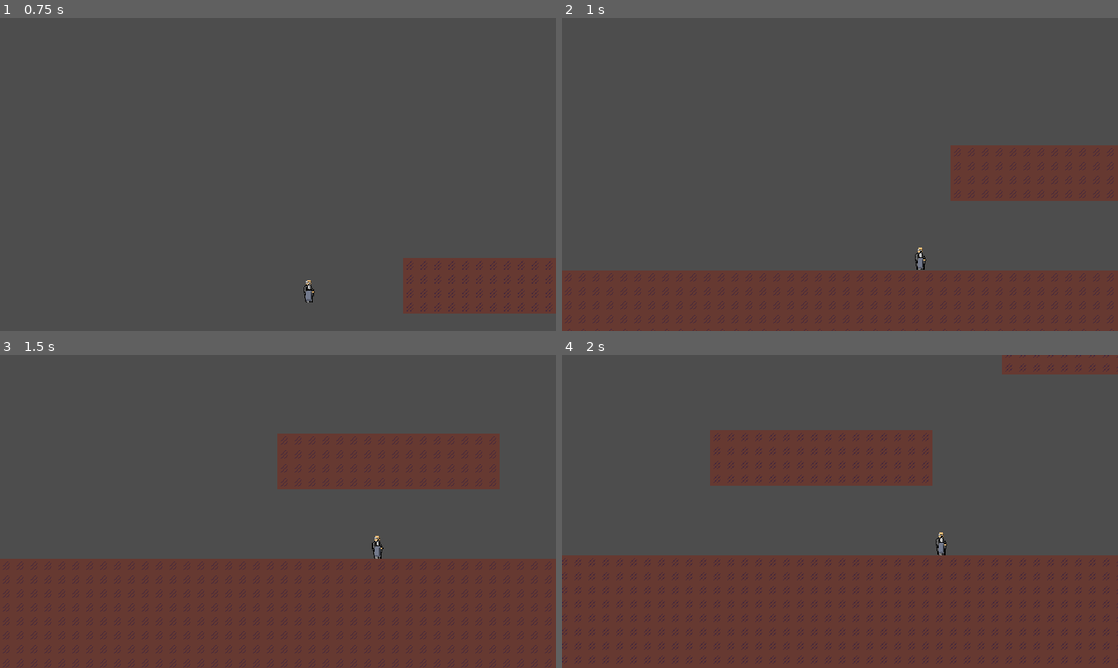
Above: before the commit, frames 1-4 (two rows, left to right).
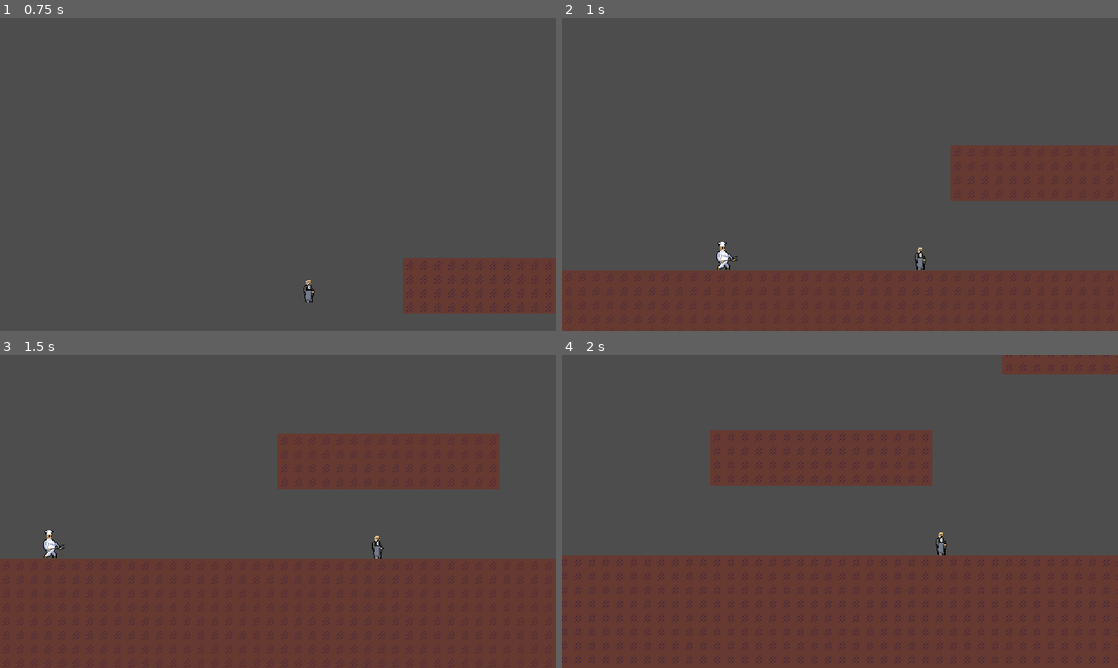
Above: after the commit, the same moments.

Repository: tixvage/bgj25.2
Game: Godot game, scene res://scenes/main.tscn
Same seed, same stepped clock (60 frames per second), same inputs: the game is played once before the commit and once after it. The engine's default icon, where the game draws it, is replaced by a stand-in: a white triangle on a blue panel in a dark square. Sound files missing from this copy of the repository are replaced by a short silence.
Inputs:
- Up to frame 1 (0.75 s): hold D (move_right) from 0.53 s (still down)
- Up to frame 2 (1 s): keep holding D (move_right); tap W (move_up) at 0.77 s
- Up to frame 3 (1.5 s): keep holding D (move_right)
- Up to frame 4 (2 s): keep holding D (move_right); tap W (move_up) at 1.52 s

Frame 1 is identical in both runs. In frame 2, 0.2% of the frame differs, in the area x 27-32%, y 71-81%; in frame 3, 0.2%; in frame 4, nothing differs.

Commit message:
add area damage at the end of dash + introduce enemies

Diff:
--- a/project.godot
+++ b/project.godot
@@ -27,6 +27,10 @@
 window/stretch/mode="viewport"
 window/stretch/scale=2.0
 window/stretch/scale_mode="integer"
+
+[global_group]
+
+EnemyDash=""
 
 [input]
 
--- a/scenes/demo_world.tscn
+++ b/scenes/demo_world.tscn
@@ -1,10 +1,12 @@
-[gd_scene load_steps=10 format=4 uid="uid://d28ywxaxhy6xu"]
+[gd_scene load_steps=15 format=4 uid="uid://d28ywxaxhy6xu"]
 
 [ext_resource type="Texture2D" uid="uid://by3ptq44r5ugy" path="res://assets/sprite/partment_progression.png" id="1_25m8j"]
 [ext_resource type="Script" uid="uid://koo0xud6sagg" path="res://scripts/player.gd" id="1_hym41"]
 [ext_resource type="Script" uid="uid://bfj6hq6gj25hm" path="res://scripts/player_data.gd" id="2_70cc3"]
 [ext_resource type="Script" uid="uid://beq2ccoyulos6" path="res://scripts/camera.gd" id="4_tccpi"]
 [ext_resource type="Texture2D" uid="uid://b4b6hife0b6b7" path="res://assets/sprite/butlermitani.png" id="4_tdn6g"]
+[ext_resource type="Script" uid="uid://cgs4vdxquu2oq" path="res://scripts/enemy.gd" id="6_1464v"]
+[ext_resource type="Texture2D" uid="uid://b1g1yytw1fwip" path="res://assets/sprite/chefmitani.png" id="6_da435"]
 
 [sub_resource type="TileSetAtlasSource" id="TileSetAtlasSource_tccpi"]
 texture = ExtResource("1_25m8j")
@@ -87,10 +89,19 @@
 jump_force = 700.0
 damage_amount = 10.0
 mass = 10.0
+damage_area = Vector2(120, 20)
 metadata/_custom_type_script = "uid://bfj6hq6gj25hm"
 
 [sub_resource type="RectangleShape2D" id="RectangleShape2D_4hlwr"]
 size = Vector2(16, 28)
+
+[sub_resource type="RectangleShape2D" id="RectangleShape2D_tdn6g"]
+
+[sub_resource type="RectangleShape2D" id="RectangleShape2D_1464v"]
+size = Vector2(19, 32)
+
+[sub_resource type="RectangleShape2D" id="RectangleShape2D_da435"]
+size = Vector2(19, 32)
 
 [node name="DemoWorld" type="Node2D"]
 
@@ -100,18 +111,28 @@
 
 [node name="Player" type="CharacterBody2D" parent="."]
 position = Vector2(336, 200)
+collision_layer = 2
 script = ExtResource("1_hym41")
 player_datas = Array[ExtResource("2_70cc3")]([SubResource("Resource_25m8j")])
+
+[node name="CollisionShape2D" type="CollisionShape2D" parent="Player"]
+position = Vector2(-3, 0)
+shape = SubResource("RectangleShape2D_4hlwr")
+
+[node name="DashDamageArea" type="Area2D" parent="Player"]
+position = Vector2(-2, 7)
+
+[node name="CollisionShape2D" type="CollisionShape2D" parent="Player/DashDamageArea"]
+shape = SubResource("RectangleShape2D_tdn6g")
+
+[node name="DashRay" type="RayCast2D" parent="Player"]
+target_position = Vector2(0, 150)
 
 [node name="Sprite2D" type="Sprite2D" parent="Player"]
 texture = ExtResource("4_tdn6g")
 hframes = 2
 vframes = 6
 frame = 1
-
-[node name="CollisionShape2D" type="CollisionShape2D" parent="Player"]
-position = Vector2(-3, 0)
-shape = SubResource("RectangleShape2D_4hlwr")
 
 [node name="Camera2D" type="Camera2D" parent="Player"]
 unique_name_in_owner = true
@@ -122,10 +143,26 @@
 editor_draw_drag_margin = true
 script = ExtResource("4_tccpi")
 
-[node name="DashRay" type="RayCast2D" parent="Player"]
-target_position = Vector2(0, 150)
-
 [node name="GhostSpawnTimer" type="Timer" parent="Player"]
 wait_time = 0.02
 
+[node name="Enemy" type="CharacterBody2D" parent="."]
+position = Vector2(219, 559)
+collision_layer = 4
+script = ExtResource("6_1464v")
+
+[node name="CollisionShape2D" type="CollisionShape2D" parent="Enemy"]
+shape = SubResource("RectangleShape2D_1464v")
+
+[node name="DashHurtArea" type="Area2D" parent="Enemy" groups=["EnemyDash"]]
+
+[node name="CollisionShape2D" type="CollisionShape2D" parent="Enemy/DashHurtArea"]
+position = Vector2(-0.5, 0)
+shape = SubResource("RectangleShape2D_da435")
+
+[node name="Sprite2D" type="Sprite2D" parent="Enemy"]
+texture = ExtResource("6_da435")
+hframes = 4
+vframes = 4
+
 [connection signal="timeout" from="Player/GhostSpawnTimer" to="Player" method="_on_ghost_spawn_timer_timeout"]
--- /dev/null
+++ b/scripts/enemy.gd
@@ -0,0 +1 @@
+extends CharacterBody2D
--- a/scripts/player.gd
+++ b/scripts/player.gd
@@ -14,6 +14,8 @@
 @onready var sprite: Sprite2D = $Sprite2D
 @onready var dash_ray: RayCast2D = $DashRay
 @onready var ghost_spawn_timer: Timer = $GhostSpawnTimer
+@onready var dash_damage_area: Area2D = $DashDamageArea
+@onready var dash_damage_collision: CollisionShape2D = $DashDamageArea/CollisionShape2D
 
 @onready var player_ghost_scene := preload("res://scenes/player_ghost.tscn")
 
@@ -22,16 +24,49 @@
 var dash_distance: float = 0.0
 var coyote_timer: float = 0.0
 
+var data: PlayerData : get = get_current_data
+
 func _ready() -> void:
+	change_data(0)
 	Global.camera_manager.camera = camera
+
+
+func change_data(new_data: int) -> void:
+	current_data = new_data
+	dash_damage_collision.shape.size = data.damage_area
 
 
 func get_current_data() -> PlayerData:
 	return player_datas[current_data]
 
+func start_dash() -> void:
+	is_dashing = true
+	dash_distance = position.y
+	ghost_spawn_timer.one_shot = false
+	ghost_spawn_timer.start()
+
+	if velocity.y < 0.0:
+		velocity.y = DASH_FORCE * data.mass
+	else:
+		velocity.y += DASH_FORCE * data.mass
+
+
+func stop_dash() -> void:
+	is_dashing = false
+	dash_distance = position.y - dash_distance
+	ghost_spawn_timer.one_shot = true
+	var dash_power: float = 1.0 + min(1.0, dash_distance / (dash_ray.target_position.y * 2.0))
+	dash_distance = 0.0
+
+	Global.camera_manager.shake(SHAKE_FORCE * data.mass * dash_power, 5)
+	var bodies := dash_damage_area.get_overlapping_areas()
+	for body in bodies:
+		if body.is_in_group("EnemyDash"):
+			var distance: float = absf(position.x - body.global_position.x)
+			var nearness: float = max(0, 1.0 - (distance / (data.damage_area.x / 2.0)))
+			print(nearness)
+
 func _physics_process(delta: float) -> void:
-	var data := get_current_data()
-
 	var on_floor := is_on_floor()
 	var can_jump: bool = coyote_timer > 0.0
 	if on_floor:
@@ -46,22 +81,10 @@
 		velocity += get_gravity() * delta
 
 	if Input.is_action_just_pressed("move_down") and can_dash:
-		is_dashing = true
-		dash_distance = position.y
-		ghost_spawn_timer.one_shot = false
-		ghost_spawn_timer.start()
-		if velocity.y < 0.0:
-			velocity.y = DASH_FORCE * data.mass
-		else:
-			velocity.y += DASH_FORCE * data.mass
+		start_dash()
 
 	if on_floor and is_dashing:
-		is_dashing = false
-		dash_distance = position.y - dash_distance
-		ghost_spawn_timer.one_shot = true
-		var dash_power: float = 1.0 + min(1.0, dash_distance / (dash_ray.target_position.y * 2.0))
-		dash_distance = 0.0
-		Global.camera_manager.shake(SHAKE_FORCE * data.mass * dash_power, 5)
+		stop_dash()
 
 	if Input.is_action_just_pressed("move_up") and can_jump:
 		velocity.y = -data.jump_force
--- a/scripts/player_data.gd
+++ b/scripts/player_data.gd
@@ -5,3 +5,4 @@
 @export var jump_force: float
 @export var damage_amount: float
 @export var mass: float
+@export var damage_area: Vector2
Not shown, added: scripts/enemy.gd.uid
